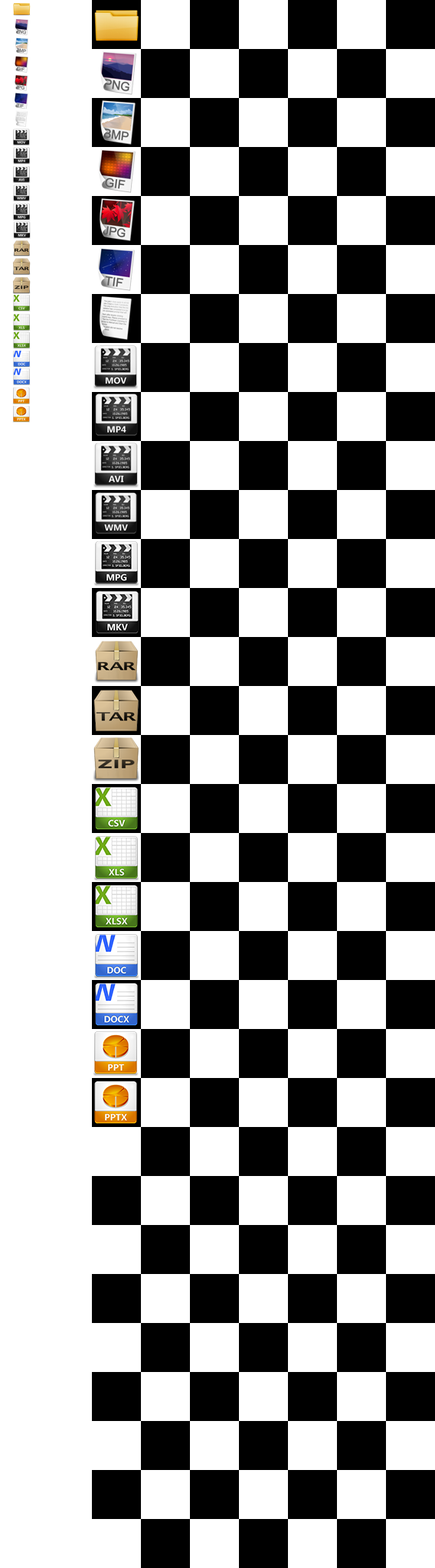
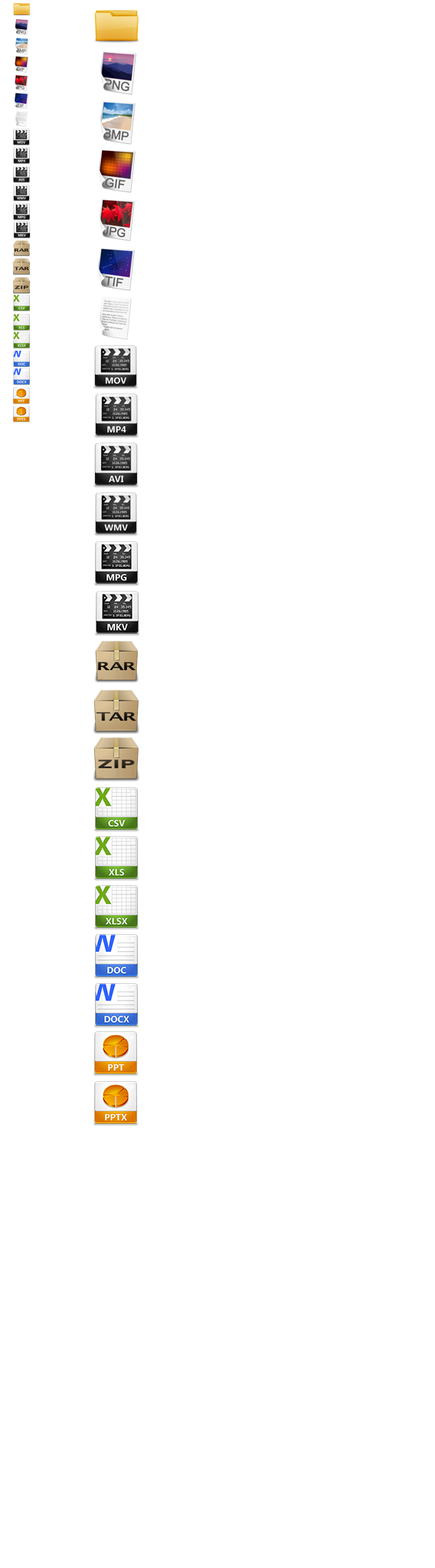
Two versions of the same layered image (435x1568). Layer-by-layer changes:
hid group "bg" (1st of 3, in "64") (3 layers) over [91, 0, 435, 1568]
